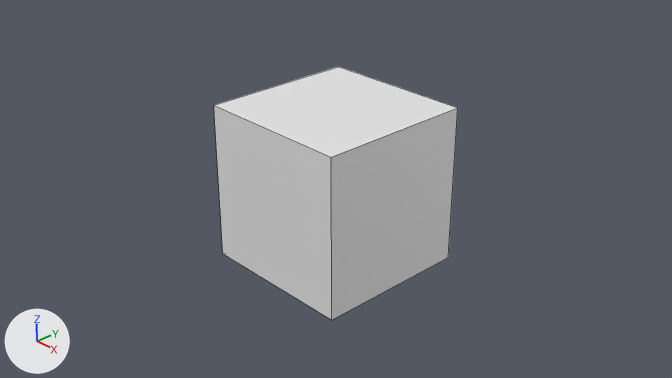
Before and after pictures for a commit that changed the Blender file scripts/startup/bl_app_templates_system/Sculpting/startup.blend.
The view is the same before and after, from the file's camera 'Camera'. Arrows for +X, +Y and +Z are at lower left; the lights stay in place. Mesh edges are drawn as thin lines.

Script lines for the objects in view, before the commit:
```python
me_cube = bpy.data.meshes.new('Cube')
me_cube.from_pydata(...)  # a box spanning x -1.0..1.0, y -1.0..1.0, z -1.0..1.0
ob_cube = bpy.data.objects.new('Cube', me_cube)
ob_cube.location = (0.0, 0.0, 0.0)
```
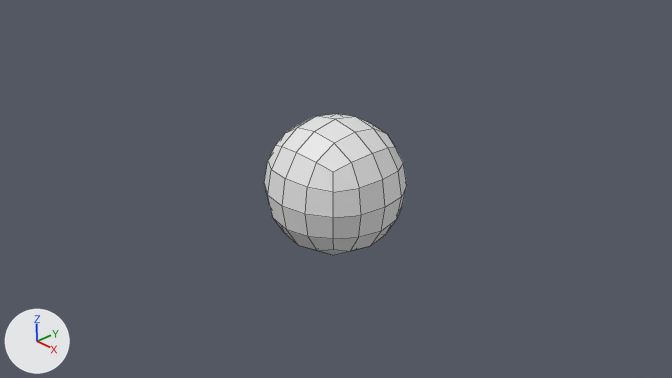
Pixel boxes [x1, y1, x2, y2] of what changed, in the pictures (672 x 378 px):
'Cube', modifiers changed (41% narrower, 44% shorter): before [214, 67, 458, 320]; after [264, 114, 407, 255]

The change, as a diff of the scene's bpy script:
```diff
--- a/scripts/startup/bl_app_templates_system/Sculpting/startup.blend.py
+++ b/scripts/startup/bl_app_templates_system/Sculpting/startup.blend.py
@@ ob_cube @@
 ob_cube.location = (0.0, 0.0, 0.0)
+_m = ob_cube.modifiers.new('Subdivision', 'SUBSURF')
+_m.levels = 6
+_m.render_levels = 6
```
